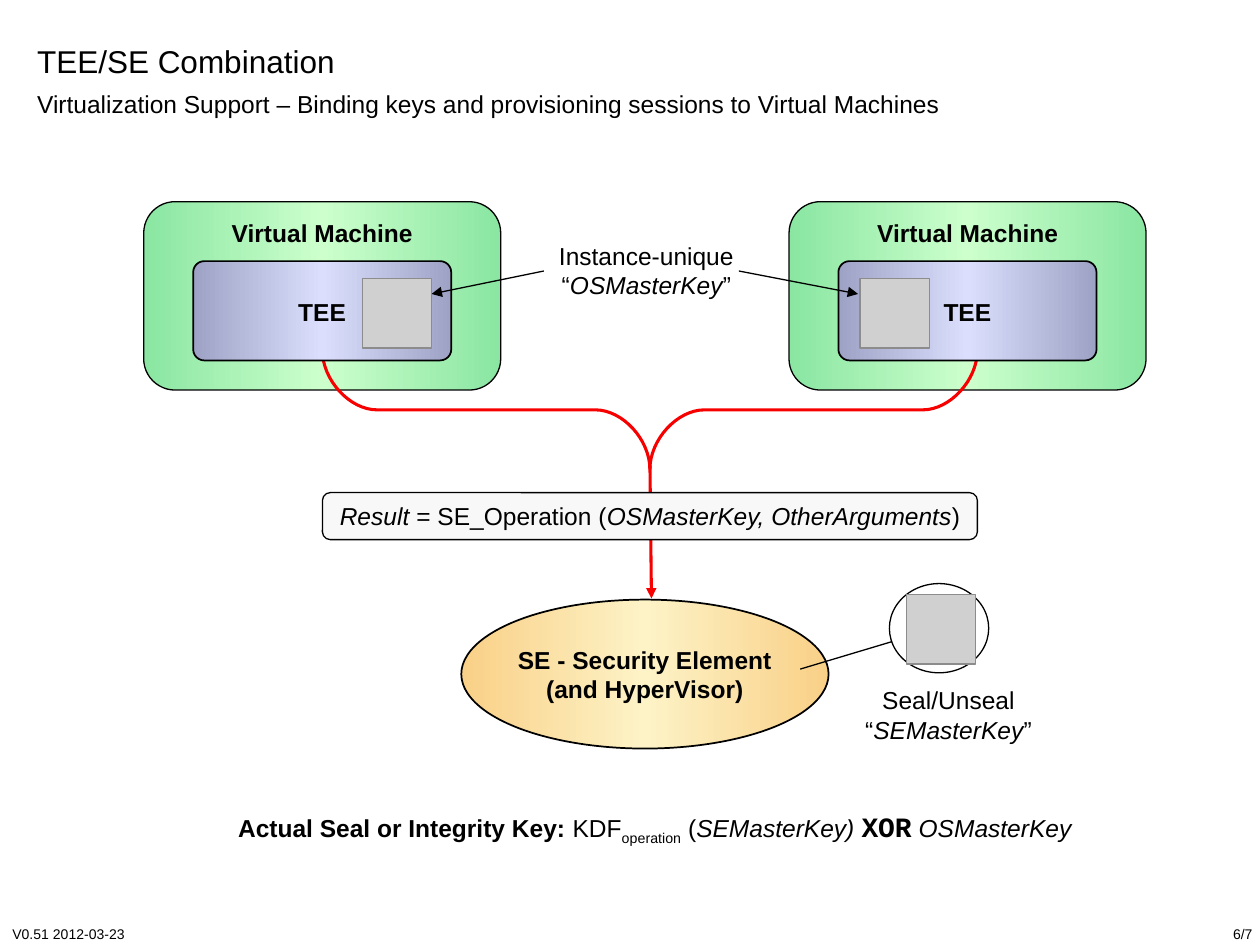
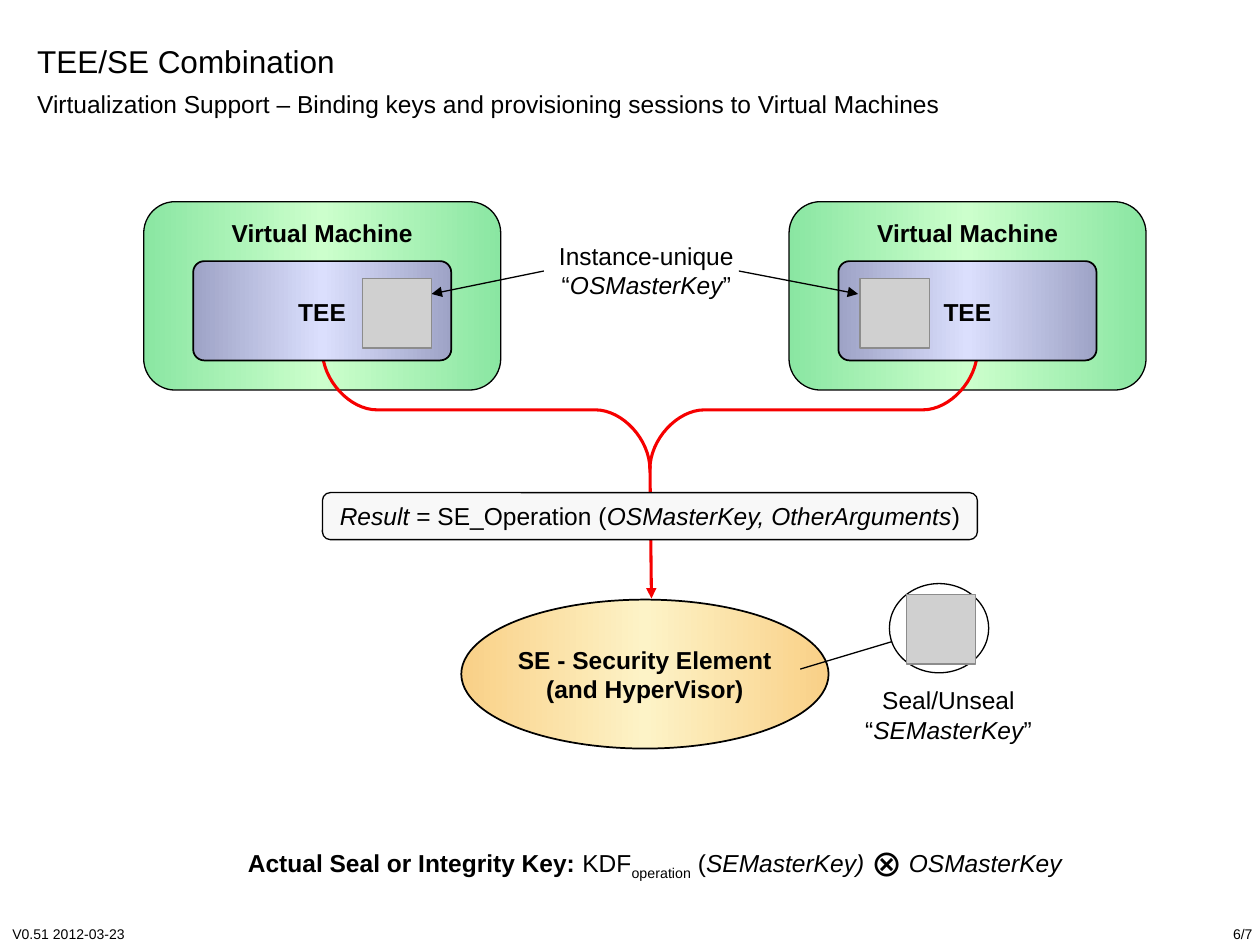
Before and after one commit to cyberphone/openkeystore.old, a slide deck: slide 6 of trunk/resources/docs/tee-se-combo.ppt. Drawn at 1260x945 pixels with LibreOffice and Linux fonts; fonts in the diff are those of the drawing; grey boxes stand for pictures. Boxes give left, top, right and bottom in pixels: in the first picture for what was removed or moved away, otherwise in the second. Text is boxed around its words. In the diff, an @@ line names an element or a change of style, - is before the commit and + after.

```diff
--- a/trunk/resources/docs/tee-se-combo.ppt
+++ b/trunk/resources/docs/tee-se-combo.ppt
@@ text at <box>248,854,1062,877</box>: text changed @@
-Actual Seal or Integrity Key: KDFoperation (SEMasterKey) XOR OSMasterKey
+Actual Seal or Integrity Key: KDFoperation (SEMasterKey) ⊗ OSMasterKey
```
Also in this commit, not shown: 1 other slide changed, 1 other file.
